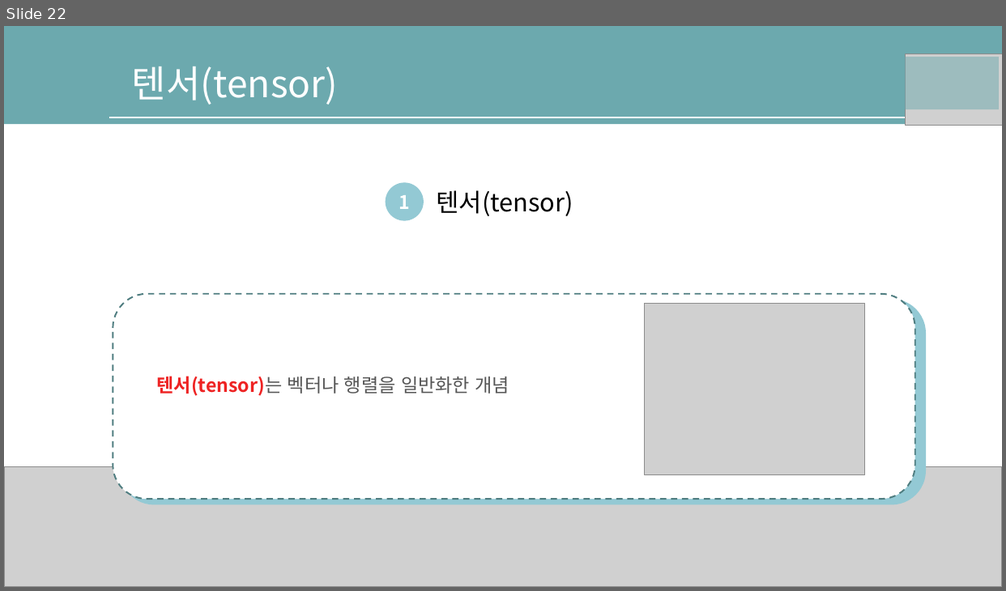
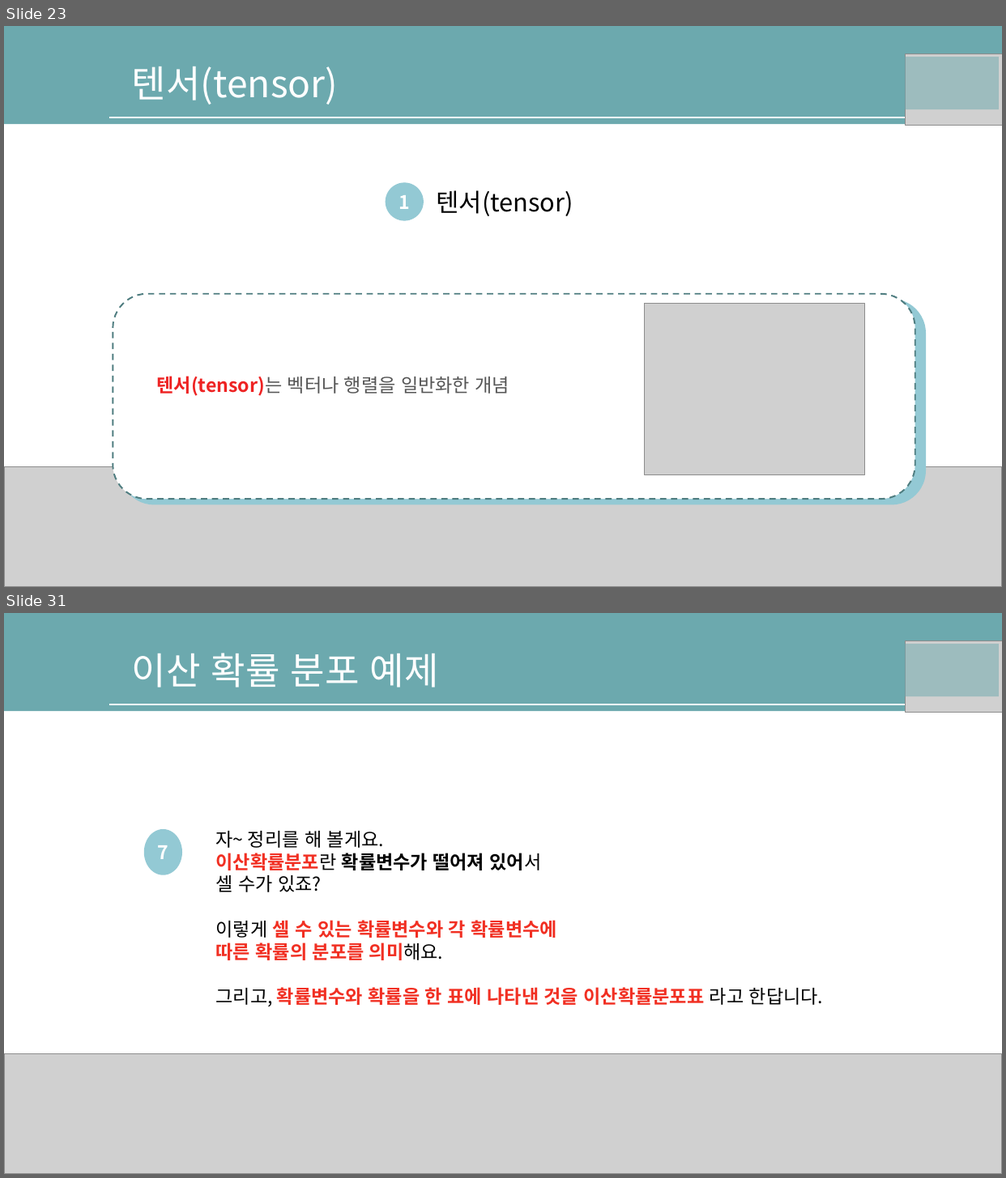
Before and after one commit to nqwrt/ai_doucument, a slide deck: AI-딥러닝을위한-수학공식.pptx. Shown one above the other, each under a label of ours: slide 22 before the commit, slides 23 and 31 after it; the slides between them are not shown. The pictures are 1006x591 and 1006x1178 pixels, drawn with LibreOffice and Linux fonts; fonts in the diff are those of the drawing; grey boxes stand for pictures; background and template pictures are left out. Boxes give left, top, right and bottom in pixels: in the first picture for what was removed or moved away, otherwise in the second. Text is boxed around its words. In the diff, an @@ line names an element or a change of style, - is before the commit and + after.

```diff
--- a/AI-딥러닝을위한-수학공식.pptx
+++ b/AI-딥러닝을위한-수학공식.pptx
@@ slide 31 added at (4, 613, 1002, 1174), background #FFFFFF; not listed: 2 template elements that a slide beside it also shows @@
@@ text added at (132, 653, 439, 688), 36 pt, text #FFFFFF @@
+이산 확률 분포 예제
@@ rectangle added at (902, 644, 999, 697), fill #6CA9AE at 50% opacity @@
@@ picture added at (906, 641, 1002, 712) @@
@@ ellipse added at (144, 829, 182, 875), fill #93C9D4, 18 pt, text #FFFFFF, bold @@
+7
@@ text added at (216, 831, 823, 1007), 18 pt, text #F12F22, bold @@
+자~ 정리를 해 볼게요.
+이산확률분포란 확률변수가 떨어져 있어서
+셀 수가 있죠?
+이렇게 셀 수 있는 확률변수와 각 확률변수에
+따른 확률의 분포를 의미해요.
+그리고, 확률변수와 확률을 한 표에 나타낸 것을 이산확률분포표 라고 한답니다.
@@ picture added at (4, 1054, 1002, 1174) @@
@@ what was slide 22 is now slide 23 @@
```
Also in this commit, not shown: 20 other slides added.
